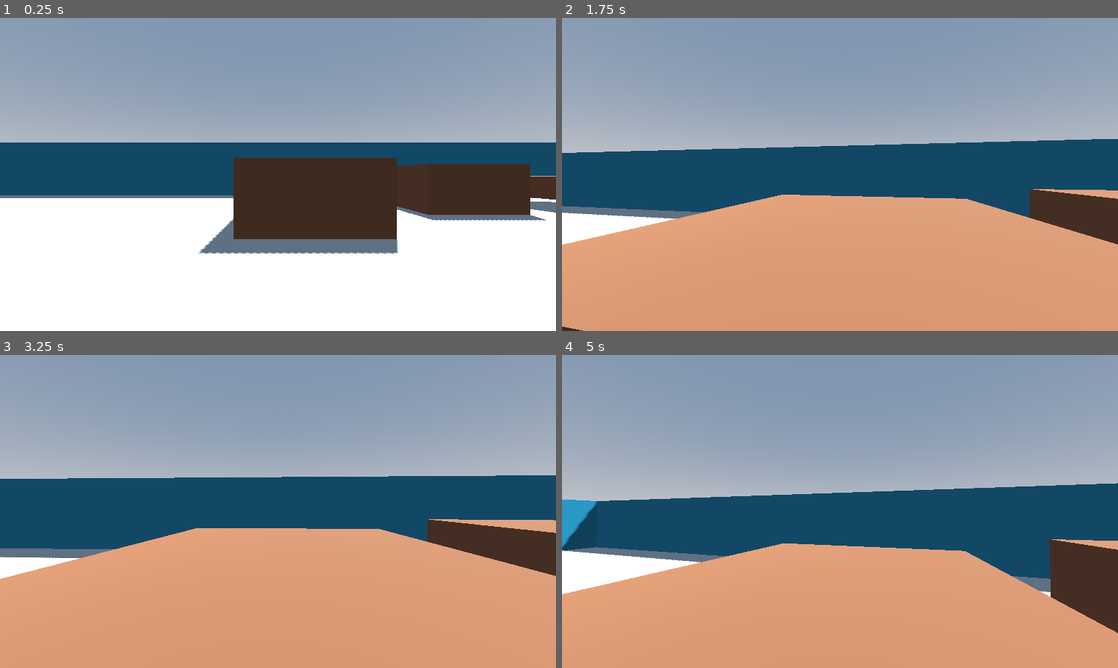
Above: before the commit, frames 1-4 (two rows, left to right).
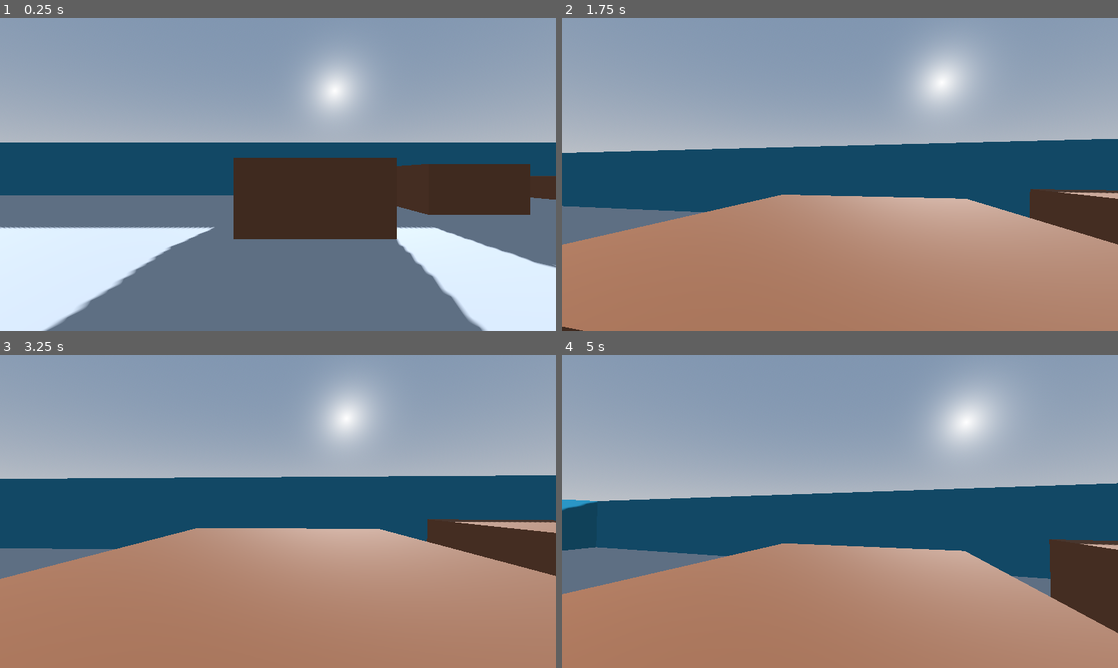
Above: after the commit, the same moments.

Repository: shofiq0023/godot-3d-demo
Game: Godot game, scene res://Scenes/world.tscn
The game is run twice, just before and just after one commit, with the same random seed, the same clock (stepped at 60 frames per second) and the same inputs.
Inputs (mouse positions are in pixels of both pictures, inside the frame that each line leads up to):
- Up to frame 1 (0.25 s): no input
- Up to frame 2 (1.75 s): tap Enter at 0.5 s; move the mouse to (867, 174) at 0.52 s; hold Shift (sprint) 0.53-1.28 s; hold W (up) from 0.53 s (still down); tap Space (jump) at 0.77, 1.52 s; move the mouse to (812, 174) at 1.27 s; tap Shift (sprint) at 1.35 s
- Up to frame 3 (3.25 s): keep holding W (up); move the mouse to (289, 505) at 2.02 s; hold Shift (sprint) 2.03-2.78 s; move the mouse to (272, 517) at 2.77 s; tap Shift (sprint) at 2.85 s; tap Space (jump) at 3.02 s
- Up to frame 4 (5 s): keep holding W (up); move the mouse to (878, 514) at 3.52 s; hold Shift (sprint) 3.53-4.28 s; tap Space (jump) at 3.77, 4.52 s; move the mouse to (795, 508) at 4.27 s; tap Shift (sprint) at 4.35 s

The runs differ from the first frame. In frame 1, 37% of the frame differs, in the area x 0-100%, y 11-100%; in frame 2, 41%; in frame 3, 42%, in the area x 0-100%, y 8-100%; in frame 4, 37%.

Commit message:
Modified the max up and down rotation of the player camera

Diff:
--- a/Scenes/world.tscn
+++ b/Scenes/world.tscn
@@ -44,7 +44,7 @@
 [node name="World" type="Node3D"]
 
 [node name="DirectionalLight3D" type="DirectionalLight3D" parent="."]
-transform = Transform3D(-0.866025, -0.433013, 0.25, 1.49012e-08, 0.5, 0.866026, -0.5, 0.75, -0.433013, 0, 3, -6)
+transform = Transform3D(-0.866025, -0.433013, 0.25, -0.328812, 0.869891, 0.367657, -0.376673, 0.236197, -0.895728, 0, 3, -6)
 shadow_enabled = true
 
 [node name="WorldEnvironment" type="WorldEnvironment" parent="."]
--- a/Scripts/Player.gd
+++ b/Scripts/Player.gd
@@ -8,6 +8,8 @@
 const BASE_FOV = 75.0;
 const FOV_INCR = 1.3
 const JUMP_TERMINATION_MULTI = 0.6;
+const MAX_UP_ROTATION = 60;
+const MAX_DOWN_ROTATION = -60;
 
 # Head bob
 const BOB_FREQ = 2.0;
@@ -33,7 +35,7 @@
 	if event is InputEventMouseMotion:
 		head.rotate_y((event.relative.x * SENSITIVITY) * -1);
 		camera.rotate_x((event.relative.y * SENSITIVITY) * -1);
-		camera.rotation.x = clamp(camera.rotation.x, deg_to_rad(-40), deg_to_rad(60));
+		camera.rotation.x = clamp(camera.rotation.x, deg_to_rad(MAX_DOWN_ROTATION), deg_to_rad(MAX_UP_ROTATION));
 
 func _physics_process(delta):
 	var target_fov = BASE_FOV;
